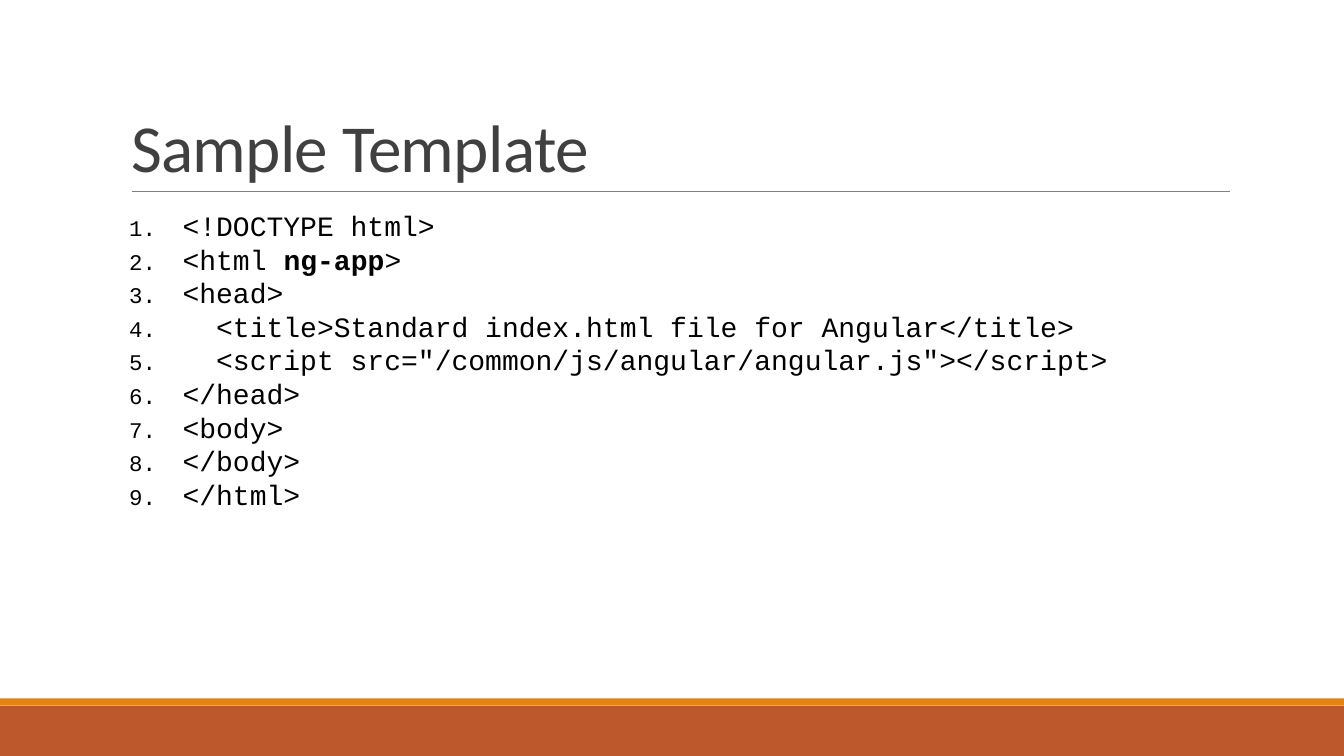
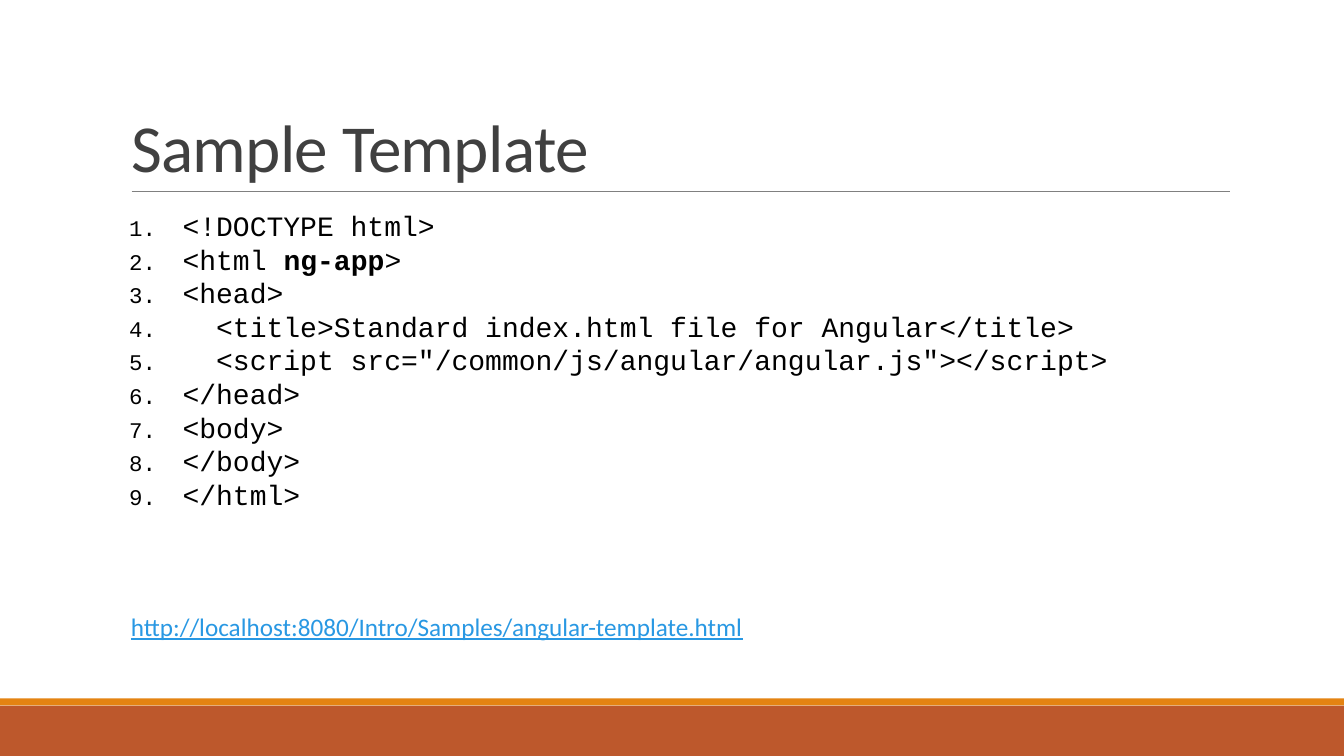
Before and after one commit to sbechtold/angularjs, a slide deck: slide 18 of materials/AngularJS.pptx. Drawn at 1344x756 pixels with LibreOffice and Linux fonts; fonts in the diff are those of the drawing. Boxes give left, top, right and bottom in pixels: in the first picture for what was removed or moved away, otherwise in the second. Text is boxed around its words. In the diff, an @@ line names an element or a change of style, - is before the commit and + after.

```diff
--- a/materials/AngularJS.pptx
+++ b/materials/AngularJS.pptx
@@ text added at box(131, 618, 742, 641), 18 pt, text #2998E3, underline @@
+http://localhost:8080/Intro/Samples/angular-template.html
```
Also in this commit, not shown: 12 other slides changed, 42 slides added, 43 other files.
